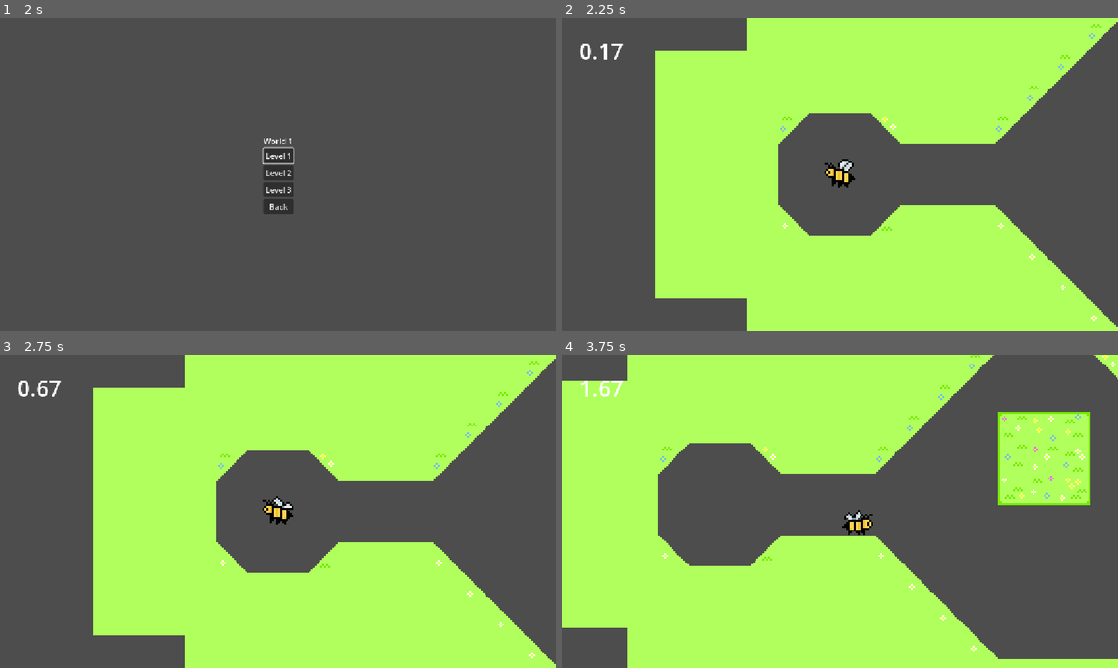
Above: before the commit, frames 1-4 (two rows, left to right).
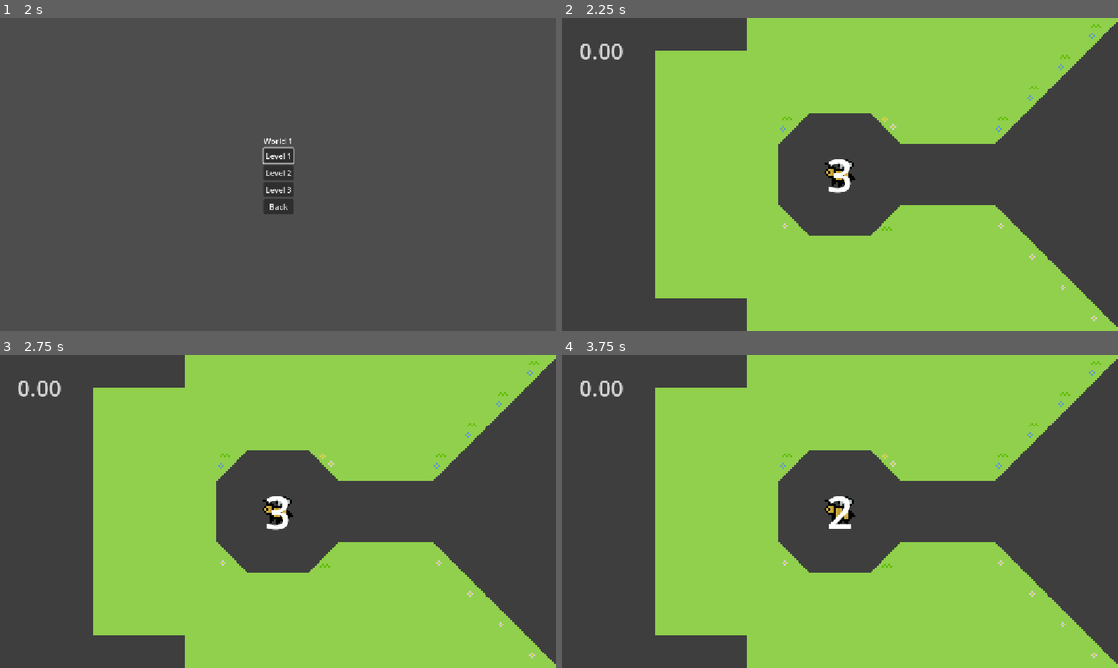
Above: after the commit, the same moments.

Repository: futurefleagames-lab/bee-line
Game: Godot game, scene res://scenes/menus/main_menu.tscn
The game is run twice, just before and just after one commit, with the same random seed, the same clock (stepped at 60 frames per second) and the same inputs. The engine's default icon, where the game draws it, is replaced by a stand-in: a white triangle on a blue panel in a dark square.
Inputs (mouse positions are in pixels of both pictures, inside the frame that each line leads up to):
- Up to frame 1 (2 s): click "PLAY" at 0.5 s; click "World 1" at 1.25 s
- Up to frame 2 (2.25 s): click "Level 1" at 2 s
- Up to frame 3 (2.75 s): no input
- Up to frame 4 (3.75 s): tap Enter (ui_accept) at 2.75, 3.02 s; move the mouse to (962, 495) at 2.77 s; hold D (right) 2.78-3.53 s; tap Space (dash) at 2.85, 3.6 s; click (962, 495) at 2.92 s; move the mouse to (728, 527) at 3.52 s; hold S (down) from 3.53 s (still down); click (728, 527) at 3.67 s

Frame 1 is identical in both runs. In frame 2, 56% of the frame differs, in the area x 3-100%, y 0-100%; in frame 3, 56%; in frame 4, 81%, in the area x 0-100%, y 0-100%.

Commit message:
add countdown on level start

Diff:
--- a/project.godot
+++ b/project.godot
@@ -18,6 +18,7 @@
 [autoload]
 
 LevelManager="*uid://rjk5fl508bxg"
+State="*uid://c2cd5j7tmy26l"
 
 [display]
 
--- a/scenes/HUD/LevelHUD.tscn
+++ b/scenes/HUD/LevelHUD.tscn
@@ -17,3 +17,35 @@
 offset_bottom = 103.0
 theme_override_font_sizes/font_size = 46
 text = "0.00"
+
+[node name="Countdown" type="Control" parent="." unique_id=285049609]
+process_mode = 3
+visible = false
+layout_mode = 3
+anchors_preset = 15
+anchor_right = 1.0
+anchor_bottom = 1.0
+grow_horizontal = 2
+grow_vertical = 2
+
+[node name="ColorRect" type="ColorRect" parent="Countdown" unique_id=1913094466]
+layout_mode = 1
+anchors_preset = 15
+anchor_right = 1.0
+anchor_bottom = 1.0
+grow_horizontal = 2
+grow_vertical = 2
+mouse_filter = 2
+color = Color(0, 0, 0, 0.18431373)
+
+[node name="cdlabel" type="Label" parent="Countdown" unique_id=401025180]
+layout_mode = 1
+anchors_preset = 15
+anchor_right = 1.0
+anchor_bottom = 1.0
+grow_horizontal = 2
+grow_vertical = 2
+theme_override_font_sizes/font_size = 96
+text = "3"
+horizontal_alignment = 1
+vertical_alignment = 1
--- a/scripts/bee.gd
+++ b/scripts/bee.gd
@@ -24,6 +24,8 @@
 func _physics_process(delta: float) -> void:
 
 	if Input.is_action_just_pressed("reset"):
+		State.skip_countdown = true
+		get_tree().paused = false
 		get_tree().reload_current_scene()
 
 	if state != "dashing":
--- a/scripts/levels/level_manager.gd
+++ b/scripts/levels/level_manager.gd
@@ -19,7 +19,12 @@
 	var current = get_tree().current_scene
 	var where = LEVELS.find(current.scene_file_path)
 	get_tree().paused = false
-	get_tree().change_scene_to_file(LEVELS[where + 1])
+
+	if where >= 0 and where + 1 < LEVELS.size():
+		get_tree().change_scene_to_file(LEVELS[where + 1])
+	else:
+		#we can possibly change this to a "victory" scene later, or something else
+		get_tree().change_scene_to_file("res://scenes/menus/main_menu.tscn")
 
 
 #decide which level to load from level select menu
--- a/scripts/levels/level_template.gd
+++ b/scripts/levels/level_template.gd
@@ -1,8 +1,4 @@
 extends Node2D
-
-
-#this is a placeholder scene for whenever
-#we are ready to create a level/course
 
 
 # level assigns different medal reward depending level completion time from completion area trigger
@@ -14,16 +10,38 @@
 @export var bronze_time: float = 45.0
 
 var elapsed_time: float = 0.0
-var level_finished = false
+var level_finished: bool = false
+
+var cd_active: bool = false
+var duration: int = 3
 
 @onready var timer_label: Label = $LevelHud/timerlabel
 @onready var complete = $LevelComplete
 
+@onready var overlay: Control = $LevelHud/Countdown
+@onready var cdlabel: Label = $LevelHud/Countdown/cdlabel
+
+
 # Called every frame. 'delta' is the elapsed time since the previous frame.
 func _process(delta: float) -> void:
-	if not level_finished:
+	if not level_finished and not cd_active:
 		elapsed_time += delta
 	timer_label.text = "%.2f" % elapsed_time
+
+func countdown_start() -> void:
+	cd_active = true
+	overlay.show()
+	get_tree().paused = true
+	run_countdown()
+
+func run_countdown() -> void:
+
+	for number in range(duration, 0, -1):
+		cdlabel.text = str(number)
+		await get_tree().create_timer(1.0, true).timeout
+	overlay.hide()
+	cd_active = false
+	get_tree().paused = false #resume gameplay
 
 func finish_level():
 	if level_finished:
@@ -48,3 +66,9 @@
 
 func _ready() -> void:
 	print("Running: ", scene_file_path)
+	if State.skip_countdown:
+		State.skip_countdown = false
+		overlay.hide()
+		get_tree().paused = false
+	else:
+		countdown_start()
--- /dev/null
+++ b/scripts/state.gd
@@ -0,0 +1,3 @@
+extends Node
+
+var skip_countdown: bool = false
Binary file added: assets/bee-death.png
Not shown, added: assets/bee-death.png.import
Not shown, added: scripts/state.gd.uid
